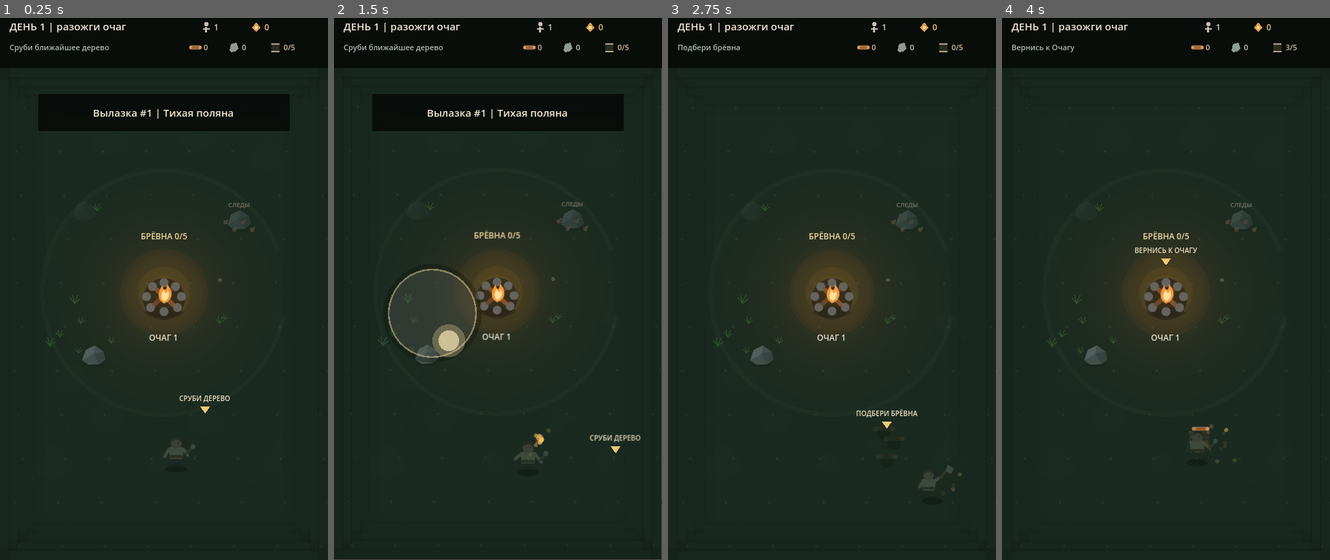
Above: before the commit, frames 1-4 (left to right).
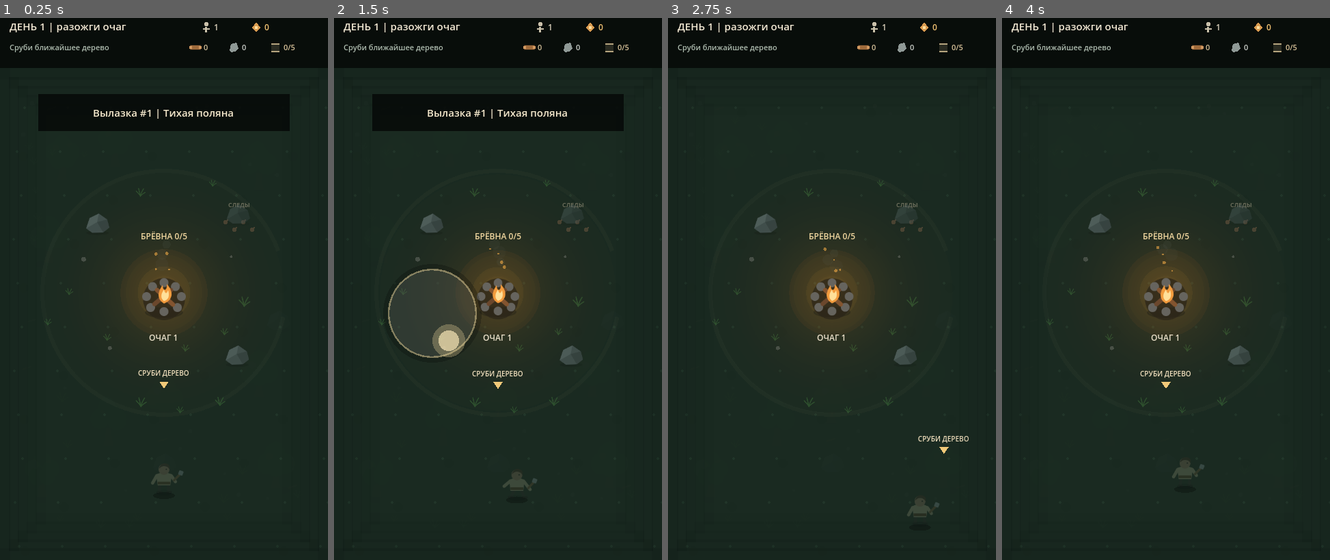
Above: after the commit, the same moments.

Repository: Yala4444/Last-Hearth
Game: Godot game, scene res://main.tscn
Two runs of this game, one before a commit and one after it. Both use one fixed random seed, a clock stepped at 60 frames per second and the inputs below.
Inputs (mouse positions are in pixels of both pictures, inside the frame that each line leads up to):
- Up to frame 1 (0.25 s): no input
- Up to frame 2 (1.5 s): tap Enter at 0.5 s; move the mouse to (570, 256) at 0.52 s; hold D 0.53-1.25 s; click (570, 256) at 0.67 s; drag from (432, 310) to (481, 397) at 1.27 s
- Up to frame 3 (2.75 s): move the mouse to (864, 164) at 2.02 s; hold D from 2.03 s (still down)
- Up to frame 4 (4 s): release D at 2.75 s; tap Space at 2.75 s; drag from (1149, 397) to (1067, 202) at 2.77 s; move the mouse to (1264, 370) at 3.52 s; hold A from 3.53 s (still down)

The runs differ from the first frame. In frame 1, 1.3% of the frame differs, in the area x 13-77%, y 29-87%; in frame 2, 2.1%, in the area x 0-100%, y 9-100%; in frame 3, 1.5%; in frame 4, 1.6%.

Commit message:
feat(v0.8): finalize sprint 1 visual polish

Diff:
--- a/scripts/main.gd
+++ b/scripts/main.gd
@@ -135,6 +135,8 @@
 var twilight_timer := 0.0
 var camera_shake := 0.0
 var hearth_pulse := 0.0
+var light_display_radius := 165.0
+var upgrade_wave := 0.0
 var decor_points: Array[Dictionary] = []
 
 var survivor_one_pos := Vector2.ZERO
@@ -190,6 +192,8 @@
 	tower_cd = maxf(0.0, tower_cd - delta)
 	camera_shake = maxf(0.0, camera_shake - delta * 8.0)
 	hearth_pulse = maxf(0.0, hearth_pulse - delta * 2.5)
+	upgrade_wave = maxf(0.0, upgrade_wave - delta * 0.72)
+	light_display_radius = lerpf(light_display_radius, light_radius, 1.0 - exp(-delta * 2.8))
 	_update_resource_flights(delta)
 
 	if mode == Mode.HUB:
@@ -261,7 +265,10 @@
 	run_seed = rng.randi()
 	rng.seed = run_seed
 
-	hero_pos = Vector2(rng.randf_range(175.0, 305.0), rng.randf_range(640.0, 700.0))
+	if int(meta.get("attempts", 1)) <= 1:
+		hero_pos = Vector2(240.0, 688.0)
+	else:
+		hero_pos = Vector2(rng.randf_range(175.0, 305.0), rng.randf_range(640.0, 700.0))
 	hero_target = hero_pos
 	hero_walk_phase = 0.0
 	hero_facing = Vector2(1.0, 0.0)
@@ -283,6 +290,8 @@
 	hearth_max_hp = 150.0 + float(permanent_hearth) * 18.0
 	hearth_hp = hearth_max_hp
 	light_radius = 165.0 + float(permanent_hearth) * 8.0
+	light_display_radius = light_radius
+	upgrade_wave = 0.0
 	workshop_built = false
 	workshop_choice = ""
 	tower_built = false
@@ -401,7 +410,22 @@
 			_add_event("broken_watch", Vector2(110, 615))
 			_add_event("whisper", Vector2(390, 225))
 
-	for i in range(9):
+	var tree_count := 9
+	if int(meta.get("attempts", 1)) <= 1 and map_variant == 0:
+		resource_nodes.append({
+			"kind": "tree",
+			"pos": Vector2(240.0, 590.0),
+			"hits": 3,
+			"max_hits": 3,
+			"alive": true,
+			"fall_timer": 0.0,
+			"drop_spawned": false,
+			"variant": 1,
+			"hit_flash": 0.0
+		})
+		tree_count = 8
+
+	for i in range(tree_count):
 		var index: int = rng.randi_range(0, tree_slots.size() - 1)
 		var base: Vector2 = tree_slots[index]
 		tree_slots.remove_at(index)
@@ -414,7 +438,8 @@
 			"alive": true,
 			"fall_timer": 0.0,
 			"drop_spawned": false,
-			"variant": rng.randi_range(0, 2)
+			"variant": rng.randi_range(0, 2),
+			"hit_flash": 0.0
 		})
 
 	for i in range(5):
@@ -429,7 +454,8 @@
 			"max_hits": 4,
 			"alive": true,
 			"fall_timer": 0.0,
-			"drop_spawned": false
+			"drop_spawned": false,
+			"hit_flash": 0.0
 		})
 
 	for i in range(56):
@@ -751,6 +777,12 @@
 
 
 func _update_resource_gathering() -> void:
+	for i in range(resource_nodes.size()):
+		var feedback_node: Dictionary = resource_nodes[i]
+		var hit_flash := maxf(0.0, float(feedback_node.get("hit_flash", 0.0)) - get_process_delta_time() * 5.5)
+		feedback_node["hit_flash"] = hit_flash
+		resource_nodes[i] = feedback_node
+
 	if not _gathering_enabled():
 		return
 	if gather_cd > 0.0:
@@ -791,8 +823,9 @@
 
 		var hits := int(node.get("hits", 1)) - 1
 		node["hits"] = hits
+		node["hit_flash"] = 1.0
 		gather_cd = gather_interval
-		_burst(node_pos, 5)
+		_burst_typed(node_pos, 6, "wood" if kind == "tree" else "stone")
 
 		if hits > 0:
 			camera_shake = maxf(camera_shake, 0.7)
@@ -800,8 +833,8 @@
 			node["alive"] = false
 			node["fall_timer"] = 0.34 if kind == "tree" else 0.16
 			node["drop_spawned"] = false
-			_burst(node_pos, 14)
-			camera_shake = maxf(camera_shake, 2.2 if kind == "tree" else 1.6)
+			_burst_typed(node_pos, 16 if kind == "tree" else 10, "wood" if kind == "tree" else "stone")
+			camera_shake = maxf(camera_shake, 3.2 if kind == "tree" else 1.8)
 
 		resource_nodes[i] = node
 		break
@@ -951,7 +984,9 @@
 		current_stage_stone_start = camp_stone
 		flash_timer = 0.75
 		hearth_pulse = 1.0
-		camera_shake = 4.0
+		upgrade_wave = 1.0
+		camera_shake = 4.8
+		_burst_typed(HEARTH_POS, 24, "ember")
 		_banner("ОЧАГ II | свет открыл новую часть леса", 2.4)
 		stage_transition_lock = false
 
@@ -1547,13 +1582,32 @@
 
 
 func _burst(pos: Vector2, count: int) -> void:
+	_burst_typed(pos, count, "ember")
+
+
+func _burst_typed(pos: Vector2, count: int, kind: String) -> void:
 	for i in range(count):
 		var angle := rng.randf_range(0.0, TAU)
-		var speed := rng.randf_range(35.0, 115.0)
+		var speed := rng.randf_range(34.0, 118.0)
+		var life := rng.randf_range(0.30, 0.72)
+		if kind == "wood":
+			angle = rng.randf_range(-2.85, -0.30)
+			speed = rng.randf_range(45.0, 125.0)
+			life = rng.randf_range(0.25, 0.55)
+		elif kind == "stone":
+			speed = rng.randf_range(25.0, 72.0)
+			life = rng.randf_range(0.22, 0.46)
+		elif kind == "ember":
+			angle = rng.randf_range(-2.75, -0.40)
+			speed = rng.randf_range(28.0, 78.0)
+			life = rng.randf_range(0.38, 0.85)
 		particles.append({
 			"pos": pos,
 			"vel": Vector2(cos(angle), sin(angle)) * speed,
-			"life": rng.randf_range(0.3, 0.7)
+			"life": life,
+			"max_life": life,
+			"kind": kind,
+			"size": rng.randf_range(1.8, 3.7)
 		})
 
 
@@ -1806,7 +1860,7 @@
 	_draw_ground_texture(Color("#213529").lerp(Color("#13201a"), night_mix), 64)
 	_draw_map_variant_decor()
 	_draw_environment_decor()
-	_draw_light_field(HEARTH_POS, light_radius)
+	_draw_light_field(HEARTH_POS, light_display_radius)
 	_draw_world_events()
 
 	for node: Dictionary in resource_nodes:
@@ -1817,8 +1871,12 @@
 
 	_draw_revealed_landmarks()
 
-	if stage == Stage.DAY1_RESCUE and not survivor_one_found and _light_visibility(survivor_one_pos) > 0.72:
-		_draw_survivor(survivor_one_pos, "?")
+	if stage == Stage.DAY1_RESCUE and not survivor_one_found:
+		var survivor_visibility := _light_visibility(survivor_one_pos)
+		if survivor_visibility > 0.72:
+			_draw_survivor(survivor_one_pos, "?")
+		elif survivor_visibility > 0.18:
+			_draw_survivor_silhouette(survivor_one_pos, survivor_visibility)
 	if stage == Stage.DAY2_RESCUE and not survivor_two_found and _light_visibility(survivor_two_pos) > 0.72:
 		_draw_survivor(survivor_two_pos, "!")
 	if stage == Stage.WORKSHOP_CHOICE:
@@ -2092,15 +2150,18 @@
 	for y in range(140, 790, spacing):
 		for x in range(20, 470, spacing):
 			var offset := float((x * 13 + y * 7) % 17)
-			draw_circle(Vector2(float(x) + offset, float(y)), 2.0, color)
+			var p := Vector2(float(x) + offset, float(y))
+			draw_circle(p, 2.0, color)
+			if int((x + y) / spacing) % 3 == 0:
+				draw_circle(p + Vector2(9, 7), 7.0, Color(0.07, 0.12, 0.09, 0.055))
 
 
 func _light_visibility(pos: Vector2) -> float:
 	if mode == Mode.HUB:
 		return 1.0
 	var distance := pos.distance_to(HEARTH_POS)
-	var full_radius := maxf(60.0, light_radius - 34.0)
-	var edge_radius := light_radius + 6.0
+	var full_radius := maxf(60.0, light_display_radius - 34.0)
+	var edge_radius := light_display_radius + 6.0
 	if distance <= full_radius:
 		return 1.0
 	if distance >= edge_radius:
@@ -2111,7 +2172,7 @@
 func _lit_world_color(base: Color, pos: Vector2, alpha_scale: float = 1.0) -> Color:
 	var visibility := _light_visibility(pos)
 	var distance := pos.distance_to(HEARTH_POS)
-	var warmth := clampf(1.0 - distance / maxf(1.0, light_radius), 0.0, 1.0)
+	var warmth := clampf(1.0 - distance / maxf(1.0, light_display_radius), 0.0, 1.0)
 	var warm := base.lerp(Color("#f2b86a"), warmth * 0.14)
 	var cold := Color(warm.r * 0.54, warm.g * 0.66, warm.b * 0.72, warm.a)
 	var result := cold.lerp(warm, visibility)
@@ -2150,6 +2211,13 @@
 	draw_circle(center, effective_radius * 0.15, Color(1.0, 0.67, 0.27, 0.030 + hearth_pulse * 0.016))
 
 
+func _draw_survivor_silhouette(pos: Vector2, visibility: float) -> void:
+	var a := clampf((visibility - 0.18) / 0.54, 0.0, 1.0) * 0.45
+	draw_circle(pos + Vector2(0, -14), 7.0, Color(0.05, 0.07, 0.065, a))
+	draw_rect(Rect2(pos + Vector2(-8, -7), Vector2(16, 24)), Color(0.05, 0.07, 0.065, a))
+	draw_circle(pos, 24.0, Color(0.92, 0.65, 0.28, 0.018 * a))
+
+
 func _draw_resource(node: Dictionary) -> void:
 	var pos: Vector2 = node["pos"]
 	var alive := bool(node.get("alive", false))
@@ -2165,8 +2233,12 @@
 				tree_tex = TEX_TREE_B
 			elif variant == 2:
 				tree_tex = TEX_TREE_C
+			var hit_flash := float(node.get("hit_flash", 0.0))
 			var sway := sin(Time.get_ticks_msec() * 0.0012 + pos.x * 0.013) * 0.7
-			var tree_size := Vector2(78, 86)
+			if hit_flash > 0.0:
+				sway += sin(Time.get_ticks_msec() * 0.065) * 3.2 * hit_flash
+				modulate = modulate.lerp(Color(1.0, 0.86, 0.58, modulate.a), hit_flash * 0.34)
+			var tree_size := Vector2(78, 86) * (1.0 + hit_flash * 0.018)
 			_draw_centered_texture(tree_tex, pos + Vector2(sway, -22), tree_size, modulate)
 
 			if gather_cd > 0.0 and hero_pos.distance_to(pos) <= HERO_INTERACT_RADIUS + 4.0:
@@ -2216,7 +2288,8 @@
 
 
 func _draw_hearth(pos: Vector2, level: int) -> void:
-	var pulse := 1.0 + hearth_pulse * 0.08 + sin(Time.get_ticks_msec() * 0.0065) * 0.018
+	var time := float(Time.get_ticks_msec()) * 0.001
+	var pulse := 1.0 + hearth_pulse * 0.08 + sin(time * 6.5) * 0.018
 	var glow_alpha := 0.045 + hearth_pulse * 0.040
 	var ring_radius := 34.0 + float(level) * 3.5
 	draw_circle(pos, 58.0 * pulse + float(level) * 5.0, Color(1.0, 0.50, 0.12, glow_alpha))
@@ -2267,6 +2340,24 @@
 		draw_arc(pos, ring_radius + 22.0, -2.8, -0.35, 22, Color(0.95, 0.71, 0.36, 0.38), 3.0)
 		draw_arc(pos, ring_radius + 22.0, 0.35, 2.8, 22, Color(0.95, 0.71, 0.36, 0.38), 3.0)
 
+	# Smoke, sparks and a short expanding wave make the first upgrade a real payoff.
+	var smoke_strength := 0.11 if level <= 1 else 0.16
+	for i in range(3):
+		var phase := time * (0.38 + float(i) * 0.07) + float(i) * 2.1
+		var smoke_pos := pos + Vector2(sin(phase) * (4.0 + float(i) * 2.0), -38.0 - fmod(time * (10.0 + float(i) * 2.0) + float(i) * 17.0, 38.0))
+		var smoke_alpha := smoke_strength * (1.0 - float(i) * 0.18)
+		draw_circle(smoke_pos, 6.0 + float(i) * 1.7, Color(0.40, 0.43, 0.39, smoke_alpha))
+	for i in range(4):
+		var spark_phase := time * (1.4 + float(i) * 0.12) + float(i) * 1.7
+		var spark_y := fmod(time * (18.0 + float(i) * 3.0) + float(i) * 13.0, 46.0)
+		var spark_pos := pos + Vector2(sin(spark_phase) * 12.0, -22.0 - spark_y)
+		draw_circle(spark_pos, 1.4 + float(i % 2), Color(1.0, 0.70, 0.28, 0.55))
+
+	if upgrade_wave > 0.0:
+		var wave_t := 1.0 - upgrade_wave
+		var wave_radius := 58.0 + wave_t * 155.0
+		draw_arc(pos, wave_radius, 0.0, TAU, 64, Color(1.0, 0.68, 0.28, upgrade_wave * 0.38), 3.0)
+
 	draw_string(font, pos + Vector2(-55, 70), "ОЧАГ %d" % level, HORIZONTAL_ALIGNMENT_CENTER, 110, 12, Color("#eadfc8"))
 
 
@@ -2278,7 +2369,7 @@
 func _asset_modulate(pos: Vector2, minimum_visibility: float = 0.10) -> Color:
 	var visibility := maxf(minimum_visibility, _light_visibility(pos))
 	var distance := pos.distance_to(HEARTH_POS)
-	var warmth := clampf(1.0 - distance / maxf(1.0, light_radius), 0.0, 1.0)
+	var warmth := clampf(1.0 - distance / maxf(1.0, light_display_radius), 0.0, 1.0)
 	var base := Color(0.60, 0.68, 0.70, visibility)
 	var warm := Color(1.0, 0.91, 0.75, visibility)
 	return base.lerp(warm, warmth * 0.58)
@@ -2691,8 +2782,19 @@
 func _draw_particles() -> void:
 	for p: Dictionary in particles:
 		var pos: Vector2 = p["pos"]
-		var life := clampf(float(p.get("life", 0.0)), 0.0, 1.0)
-		draw_circle(pos, 3.0, Color(0.95, 0.74, 0.36, life))
+		var max_life := maxf(0.01, float(p.get("max_life", 0.6)))
+		var life := clampf(float(p.get("life", 0.0)) / max_life, 0.0, 1.0)
+		var kind := String(p.get("kind", "ember"))
+		var size := float(p.get("size", 2.6))
+		if kind == "wood":
+			var vel: Vector2 = p.get("vel", Vector2.RIGHT)
+			var dir := vel.normalized() if vel.length() > 0.1 else Vector2.RIGHT
+			draw_line(pos - dir * size, pos + dir * size, Color(0.73, 0.43, 0.21, life), 2.0)
+		elif kind == "stone":
+			draw_circle(pos, size * 0.72, Color(0.50, 0.55, 0.53, life * 0.85))
+		else:
+			draw_circle(pos, size, Color(1.0, 0.66, 0.24, life))
+			draw_circle(pos, size * 0.42, Color(1.0, 0.91, 0.60, life))
 
 
 func _draw_floaters() -> void:
